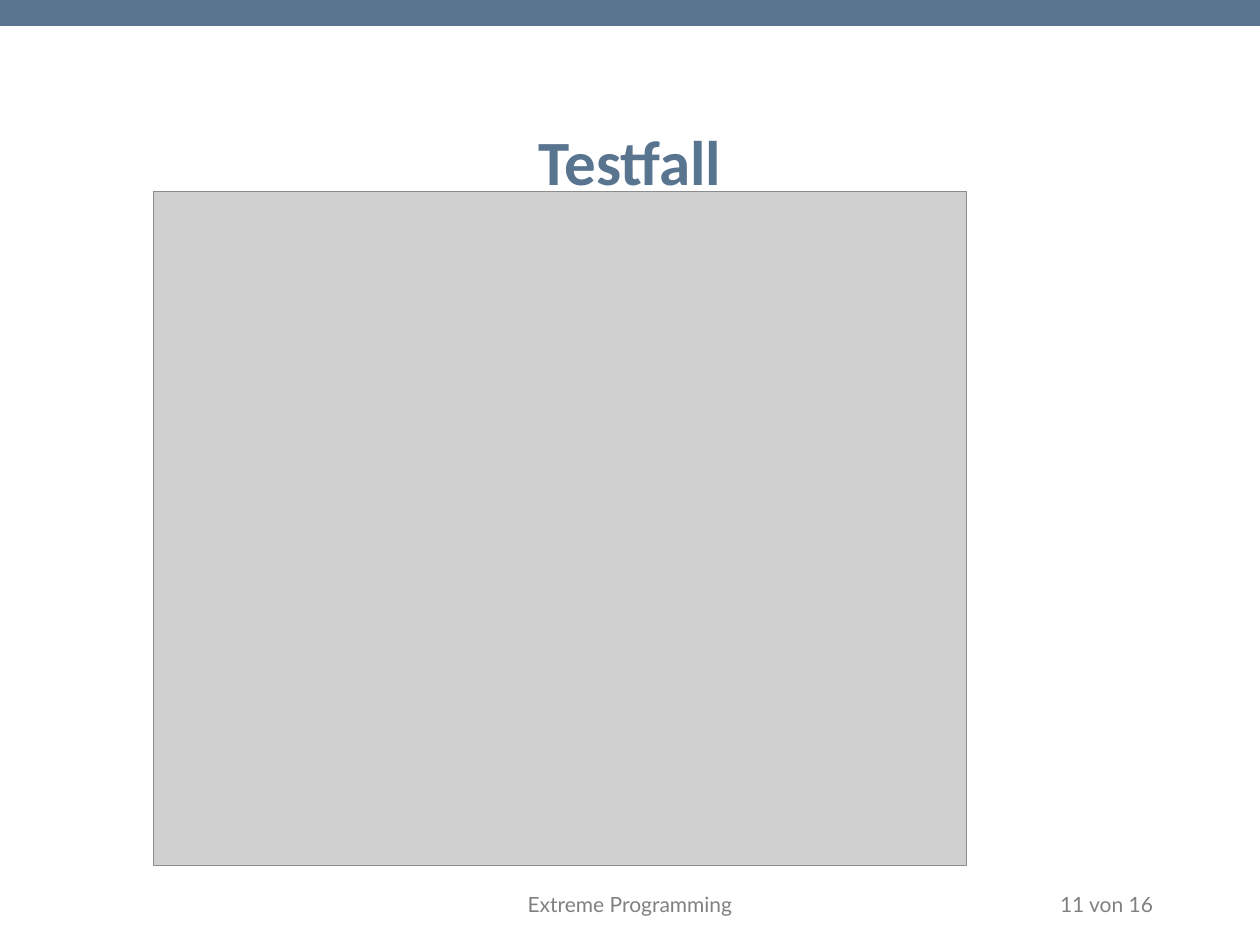
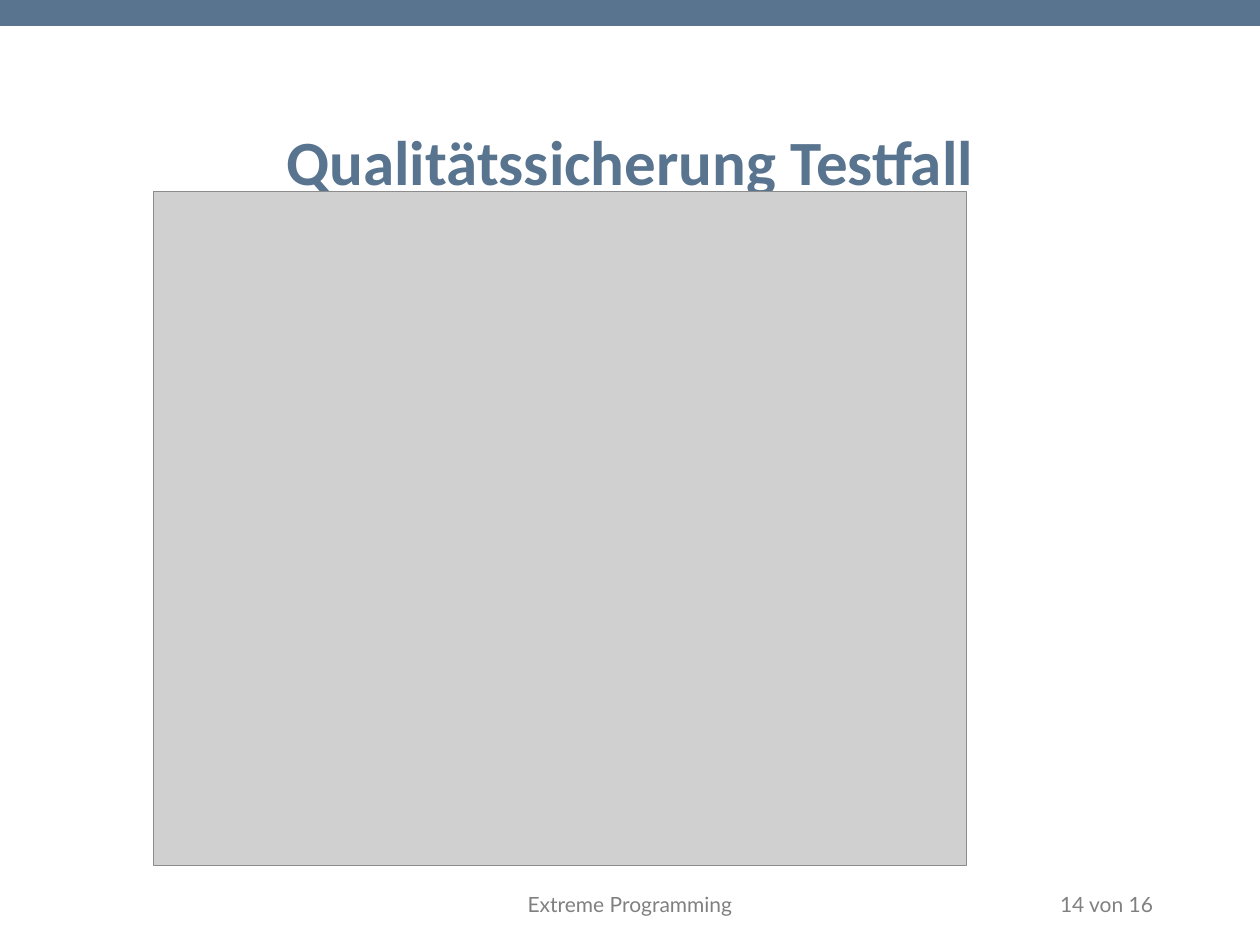
Before and after one commit to TwoHorus/dbExelExportLaravel, a slide deck: slide 14 of DOC/Fachgespraech.pptx (slide 11 before the commit). Drawn at 1260x945 pixels with LibreOffice and Linux fonts; fonts in the diff are those of the drawing; grey boxes stand for pictures; background and template pictures are left out. Boxes give left, top, right and bottom in pixels: in the first picture for what was removed or moved away, otherwise in the second. Text is boxed around its words. In the diff, an @@ line names an element or a change of style, - is before the commit and + after.

```diff
--- a/DOC/Fachgespraech.pptx
+++ b/DOC/Fachgespraech.pptx
@@ title at [286,141,973,200]: text changed @@
-Testfall
+Qualitätssicherung Testfall
@@ page number at [1060,897,1153,912]: text changed @@
-11 von 16
+14 von 16
```
Also in this commit, not shown: 3 other slides changed, 7 slides added, 1 slide removed.
